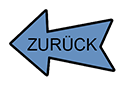
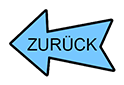
Before/after of a 124 x 85 layered artwork. What changed in the layer stack:
painted on "Bild" over (11, 12, 113, 74)
